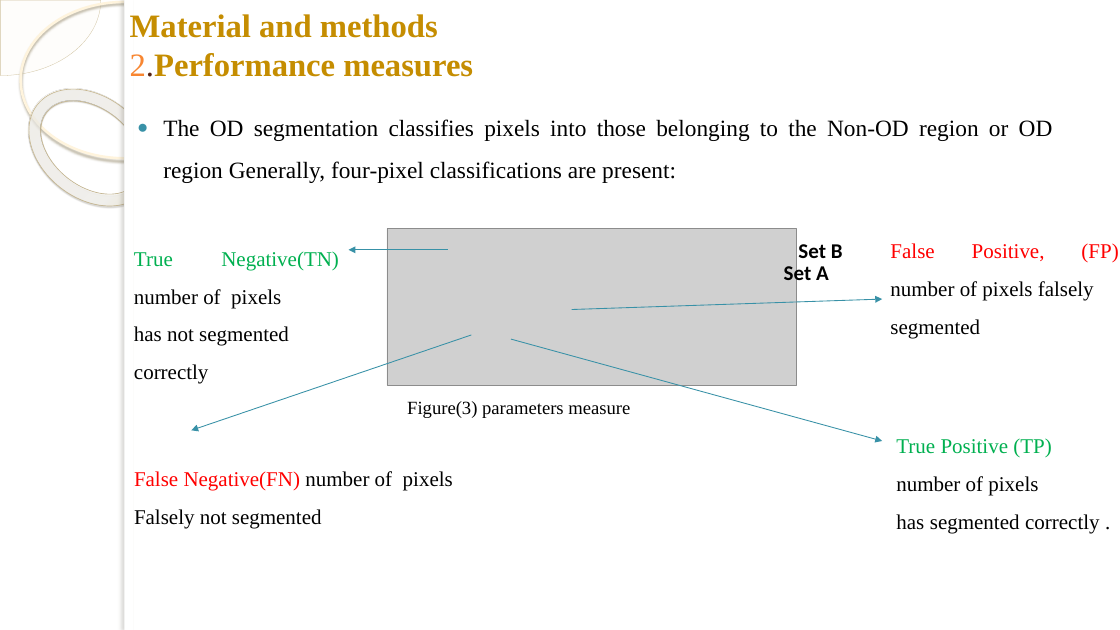
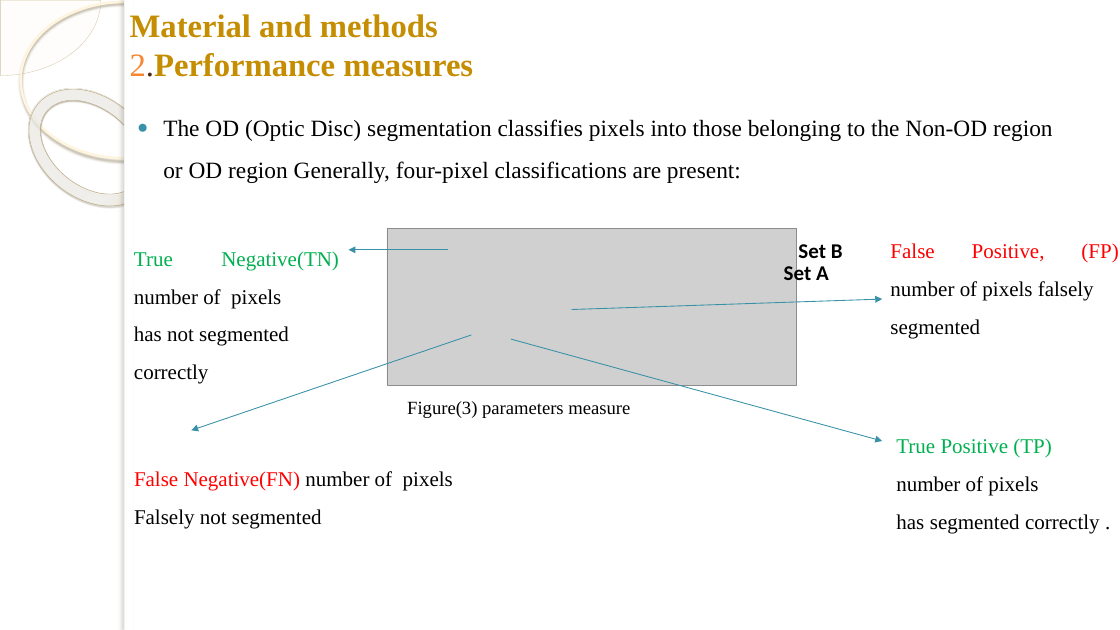
Before and after one commit to akaraci/Makine-Ogrenmesi, a slide deck: slide 2 of Sunular/MÖT-Hafta-6-Image Segmentation - Başarı Metrikleri.pptx. Drawn at 1120x630 pixels with LibreOffice and Linux fonts; fonts in the diff are those of the drawing; grey boxes stand for pictures; background and template pictures are left out. Boxes give left, top, right and bottom in pixels: in the first picture for what was removed or moved away, otherwise in the second. Text is boxed around its words. In the diff, an @@ line names an element or a change of style, - is before the commit and + after.

```diff
--- a/Sunular/MÖT-Hafta-6-Image Segmentation - Başarı Metrikleri.pptx
+++ b/Sunular/MÖT-Hafta-6-Image Segmentation - Başarı Metrikleri.pptx
@@ text at (163, 119, 1053, 183): text changed @@
-● The OD segmentation classifies pixels into those belonging to the Non-OD region or OD region Generally, four-pixel classifications are present:
+● The OD (Optic Disc) segmentation classifies pixels into those belonging to the Non-OD region or OD region Generally, four-pixel classifications are present:
```
Also in this commit, not shown: 3 other slides changed, 1 other file.
